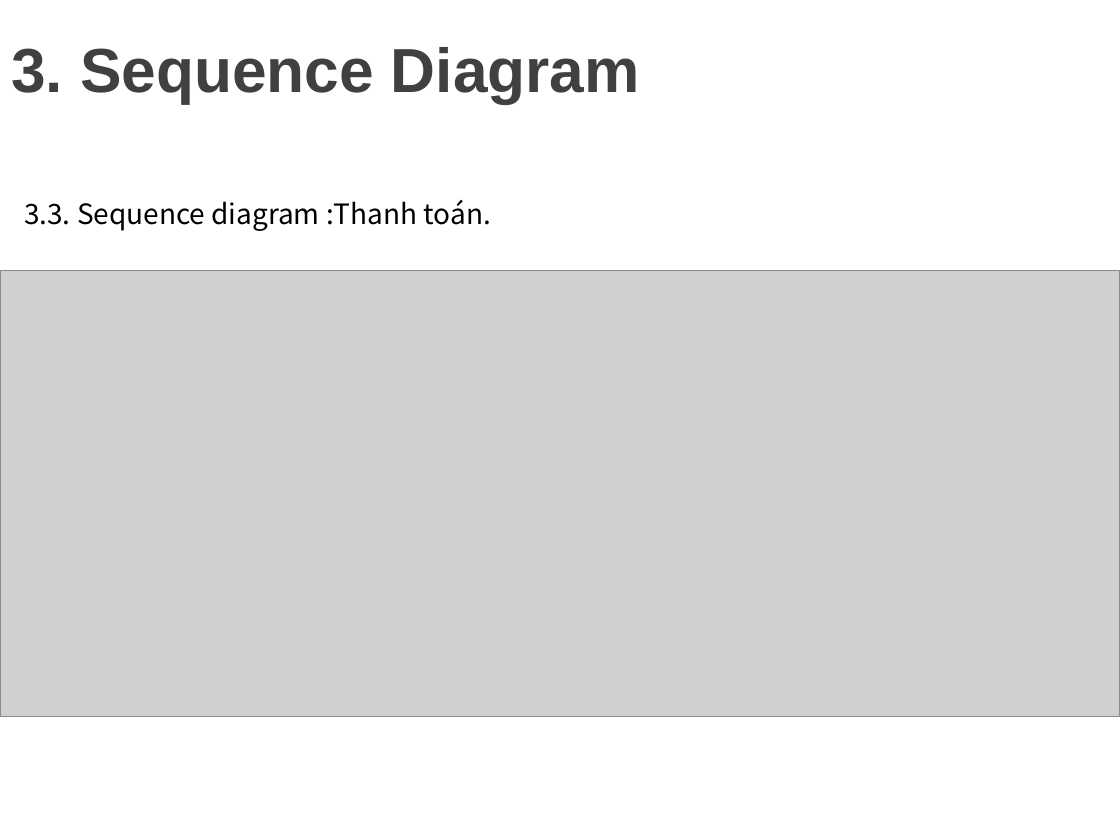
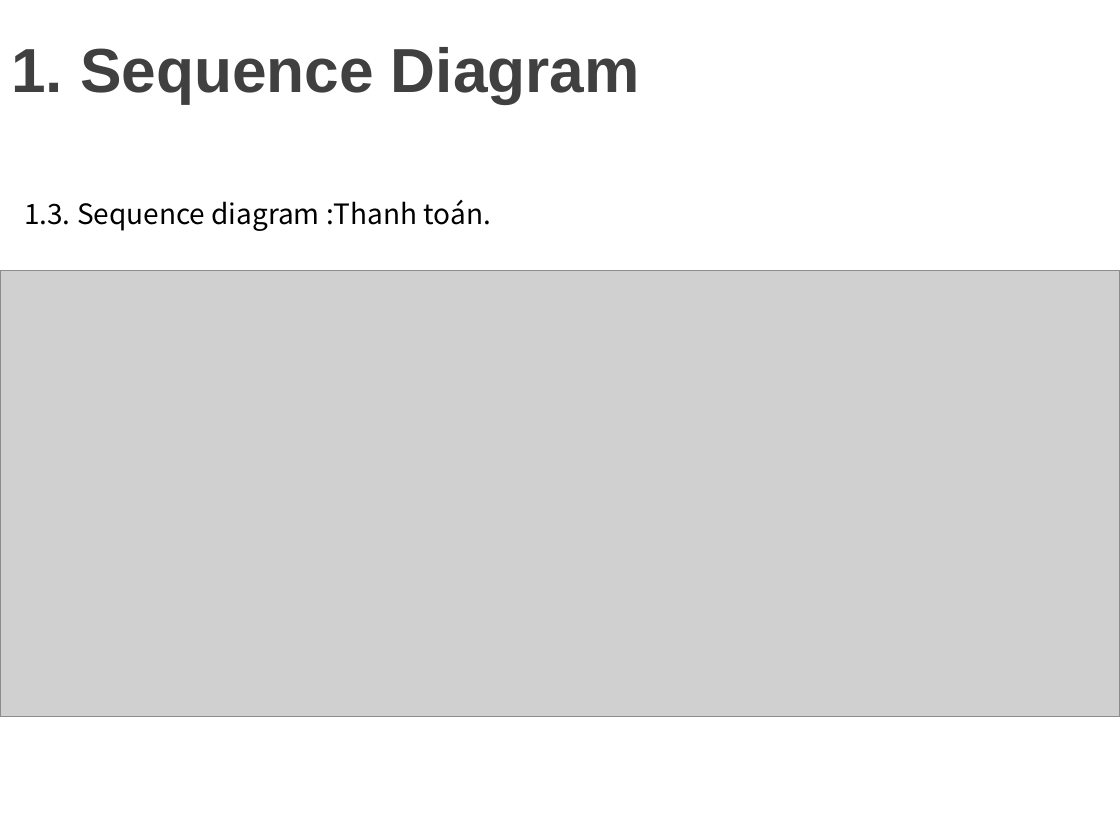
Before and after one commit to minhdat1602/2021_cnpm_group09, a slide deck: slide 18 of document_slide/slide.pptx. Drawn at 1120x840 pixels with LibreOffice and Linux fonts; fonts in the diff are those of the drawing; grey boxes stand for pictures; background and template pictures are left out. Boxes give left, top, right and bottom in pixels: in the first picture for what was removed or moved away, otherwise in the second. Text is boxed around its words. In the diff, an @@ line names an element or a change of style, - is before the commit and + after.

```diff
--- a/document_slide/slide.pptx
+++ b/document_slide/slide.pptx
@@ title at (11, 47, 640, 103): text changed @@
-3. Sequence Diagram
+1. Sequence Diagram
@@ text at (24, 200, 491, 231): text changed @@
-3.3. Sequence diagram :Thanh toán.
+1.3. Sequence diagram :Thanh toán.
```
Also in this commit, not shown: 8 other slides changed.
